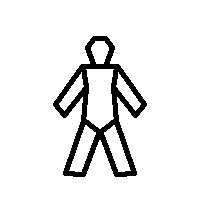
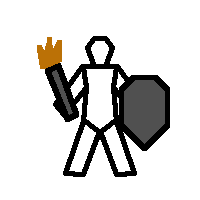
Layers edited between the first and the second 200 × 200 image:
added layer "equipped_torch" in group "humanoid" over [37, 37, 79, 122]
showed "shield" over [119, 75, 170, 151]
